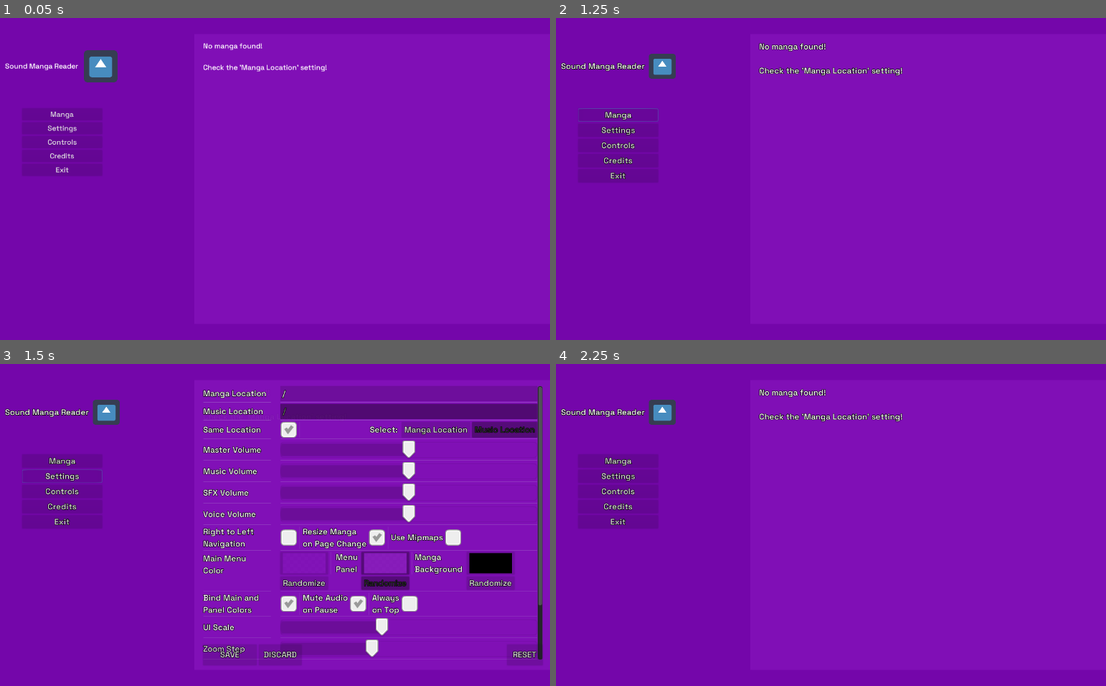
Above: before the commit, frames 1-4 (two rows, left to right).
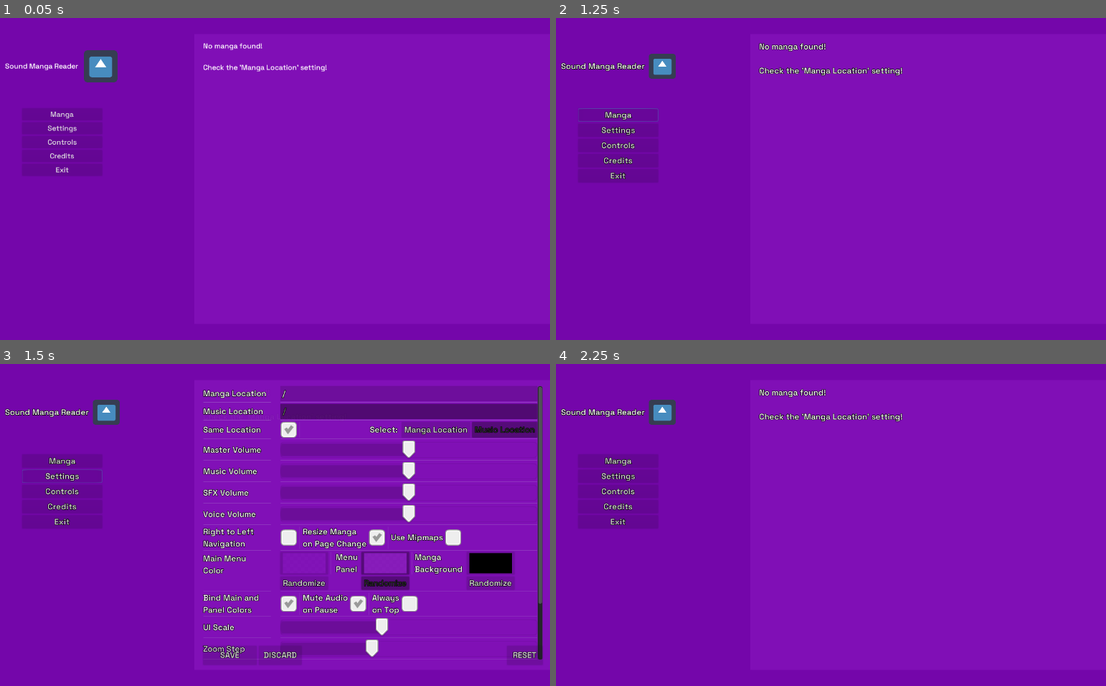
Above: after the commit, the same moments.

Repository: MrPoblin/Sound-Manga-Reader-Godot
Game: Godot game, scene res://Scenes/UI/Main.tscn
Same seed, same stepped clock (60 frames per second), same inputs: the game is played once before the commit and once after it. The engine's default icon, where the game draws it, is replaced by a stand-in: a white triangle on a blue panel in a dark square.
Inputs:
- Up to frame 1 (0.05 s): no input
- Up to frame 2 (1.25 s): click "Manga" at 0.5 s
- Up to frame 3 (1.5 s): click "Settings" at 1.25 s
- Up to frame 4 (2.25 s): click "SAVE" at 2 s

Frames 1-2 are identical in both runs. In frame 3, 0.2% of the frame differs, in the area x 40-99%, y 74-92%; in frame 4, nothing differs.

Commit message:
ffmpeg modes: replace, copy, disabled
wip

Diff:
--- a/Scenes/UI/Settings.tscn
+++ b/Scenes/UI/Settings.tscn
@@ -1,5 +1,6 @@
-[gd_scene load_steps=8 format=2]
-
+[gd_scene load_steps=9 format=2]
+
+[ext_resource path="res://Scripts/UI/op_ffmpeg.gd" type="Script" id=1]
 [ext_resource path="res://Scripts/UI/SettingGrid.gd" type="Script" id=2]
 [ext_resource path="res://Scripts/UI/SelectLocation.gd" type="Script" id=4]
 [ext_resource path="res://Scenes/UI/C_Panel.tscn" type="PackedScene" id=5]
@@ -38,7 +39,7 @@
 
 [node name="SettingGrid" type="GridContainer" parent="set/SettingScroll"]
 margin_right = 1223.04
-margin_bottom = 383.0
+margin_bottom = 389.0
 size_flags_horizontal = 3
 custom_constants/vseparation = 1
 custom_constants/hseparation = 20
@@ -462,6 +463,7 @@
 [node name="op_scheme" type="OptionButton" parent="set/SettingScroll/SettingGrid/OtherGrid4"]
 margin_right = 29.0
 margin_bottom = 31.0
+mouse_default_cursor_shape = 2
 size_flags_horizontal = 0
 script = ExtResource( 9 )
 
@@ -526,9 +528,9 @@
 text = "Select"
 
 [node name="l_ffmpeg_behaviour" type="Label" parent="set/SettingScroll/SettingGrid"]
-margin_top = 354.0
-margin_right = 108.0
-margin_bottom = 368.0
+margin_top = 357.0
+margin_right = 108.0
+margin_bottom = 371.0
 rect_pivot_offset = Vector2( -137, -174.6 )
 text = "FFmpeg Mode"
 
@@ -536,16 +538,22 @@
 margin_left = 128.0
 margin_top = 354.0
 margin_right = 1223.0
-margin_bottom = 368.0
+margin_bottom = 374.0
+
+[node name="op_ffmpeg" type="OptionButton" parent="set/SettingScroll/SettingGrid/ffmpeg_container2"]
+margin_right = 29.0
+margin_bottom = 20.0
+mouse_default_cursor_shape = 2
+script = ExtResource( 1 )
 
 [node name="space" type="Label" parent="set/SettingScroll/SettingGrid"]
-margin_top = 369.0
-margin_right = 108.0
-margin_bottom = 383.0
+margin_top = 375.0
+margin_right = 108.0
+margin_bottom = 389.0
 text = "    "
 
 [node name="SettEndGrid" type="GridContainer" parent="set"]
-anchor_top = 0.92
+anchor_top = 0.925
 anchor_right = 0.98
 anchor_bottom = 0.995
 mouse_filter = 2
@@ -553,7 +561,7 @@
 
 [node name="SettingSave" type="Button" parent="set/SettEndGrid"]
 margin_right = 120.0
-margin_bottom = 52.0
+margin_bottom = 48.0
 rect_min_size = Vector2( 120, 0 )
 mouse_default_cursor_shape = 2
 size_flags_vertical = 3
@@ -562,7 +570,7 @@
 [node name="SettingDiscard" type="Button" parent="set/SettEndGrid"]
 margin_left = 124.0
 margin_right = 201.0
-margin_bottom = 52.0
+margin_bottom = 48.0
 mouse_default_cursor_shape = 2
 text = " DISCARD "
 script = ExtResource( 8 )
@@ -576,14 +584,14 @@
 [node name="endSpace" type="Control" parent="set/SettEndGrid"]
 margin_left = 205.0
 margin_right = 1139.0
-margin_bottom = 52.0
+margin_bottom = 48.0
 mouse_filter = 2
 size_flags_horizontal = 3
 
 [node name="SettingReset" type="Button" parent="set/SettEndGrid"]
 margin_left = 1143.0
 margin_right = 1223.0
-margin_bottom = 52.0
+margin_bottom = 48.0
 rect_min_size = Vector2( 80, 0 )
 mouse_default_cursor_shape = 2
 size_flags_vertical = 3
--- a/Scripts/Reader/Reader.gd
+++ b/Scripts/Reader/Reader.gd
@@ -129,8 +129,13 @@
 			return get_audio(loop, path, file + "_vorbis")
 		elif(ffmpegMode != 0):
 			if(ffmpegPath):
-				State.to_vorbis(path + file)
-				return get_audio(loop, path, file + "_vorbis")
+				match ffmpegMode:
+					1:
+						State.to_vorbis(path + file)
+						return get_audio(loop, path, file + "_vorbis")
+					2:
+						State.to_vorbis_replace(path + file)
+						return get_audio(loop, path, file)
 			elif(!State.ffmpegChecked):
 				State.ffmpegChecked = true
 				if Config.checkFFmpeg("ffmpeg"):
--- a/Scripts/State.gd
+++ b/Scripts/State.gd
@@ -15,10 +15,10 @@
 var state = ConfigFile.new() #Could be used to save, resume, track which mangas you have read
 
 func _ready():
-	if(OS.get_name() == "X11" || OS.get_name() == "OSX"):
+	if(OS.get_name() == "Windows"):
+		osType = SYSTEM.WINDOWS
+	elif(OS.get_name() == "X11" || OS.get_name() == "OSX"):
 		osType = SYSTEM.UNIX
-	elif(OS.get_name() == "Windows"):
-		osType = SYSTEM.WINDOWS
 	var file = File.new()
 	if !file.file_exists("user://save.dat"):
 		state.set_value("save", "latest", [])
@@ -46,3 +46,13 @@
 
 func to_vorbis(path) -> void:
 	OS.execute(Config.config.get_value("storage", "ffmpeg", ""), ["-i", path + ".ogg", path + "_vorbis.ogg",  "-c:a", "libvorbis"])
+
+func to_vorbis_replace(path) -> void:
+	to_vorbis(path)
+	match osType:
+		SYSTEM.WINDOWS:
+			pass
+#			OS.execute("CMD.exe", ["/C", "del", path + ".ogg"])
+#			OS.execute("CMD.exe", ["/C", "ren", path + "_vorbis.ogg", path + ".ogg"])
+		SYSTEM.UNIX:
+			pass
--- a/Scripts/UI/SettingGrid.gd
+++ b/Scripts/UI/SettingGrid.gd
@@ -11,6 +11,7 @@
 	$le_storage_manga.text = Config.config.get_value("storage", "manga", OS.get_system_dir(OS.SYSTEM_DIR_DOWNLOADS) + "/")
 	$le_storage_music.text = Config.config.get_value("storage", "music", OS.get_system_dir(OS.SYSTEM_DIR_DOWNLOADS) + "/")
 	$"%le_ffmpeg".text = Config.config.get_value("storage", "ffmpeg", "")
+	$ffmpeg_container2/op_ffmpeg.select(Config.config.get_value("storage", "ffmpegMode", 1))
 	$s_master.value = clamp(Config.config.get_value("audio", "master", 0.5), 0, 1)
 	$s_music.value = clamp(Config.config.get_value("audio", "music", 0.5), 0, 1)
 	$s_sfx.value = clamp(Config.config.get_value("audio", "sfx", 0.5), 0, 1)
@@ -77,6 +78,7 @@
 	Config.config.set_value("controls", "long_click", $OtherGrid4/s_long_click.value / 1000)
 	Config.config.set_value("controls", "mipmaps", $OtherGrid/c_use_mipmaps.pressed)
 	Config.config.set_value("controls", "mouseScheme", $OtherGrid4/op_scheme.get_selected())
+	Config.config.set_value("storage", "ffmpegMode", $ffmpeg_container2/op_ffmpeg.get_selected())
 	Config.config.set_value("controls", "onTop", $OtherGrid3/c_on_top.pressed)
 	Config.config.set_value("controls", "uiScale", $s_ui_scale.value)
 	Config.config.save("user://config.cfg")
--- /dev/null
+++ b/Scripts/UI/op_ffmpeg.gd
@@ -0,0 +1,7 @@
+extends OptionButton
+
+
+func _ready() -> void:
+	add_item ( "Disabled", 0 )
+	add_item ( "Make a Copy", 1 )
+	add_item ( "Replace", 2 )
